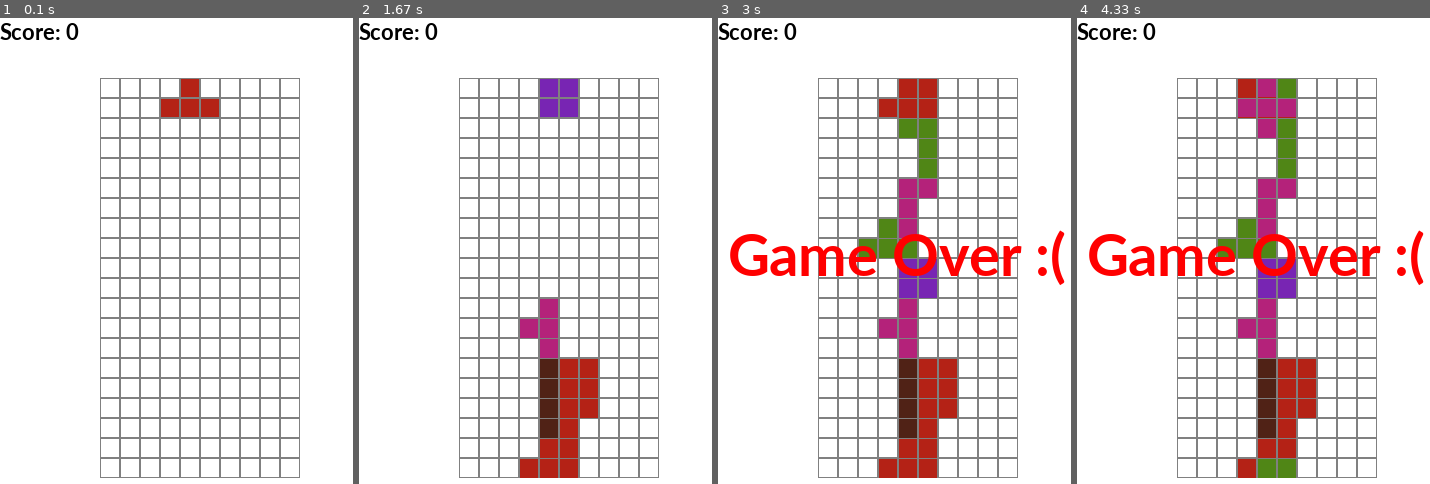
Above: before the commit, frames 1-4 (left to right).
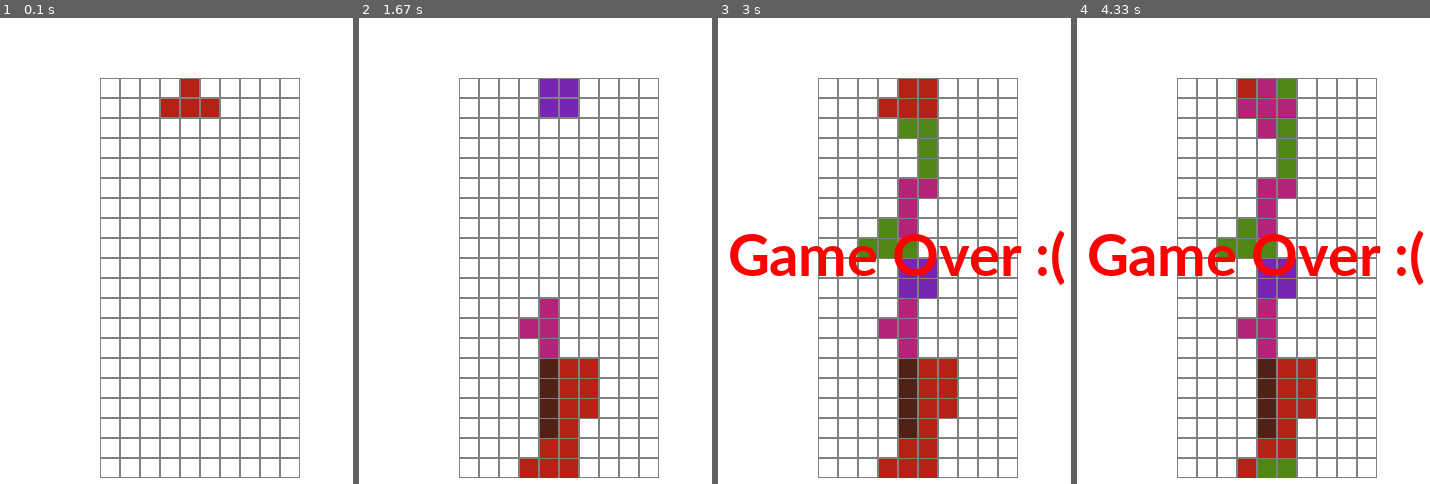
Above: after the commit, the same moments.

Repository: bertrandvidal/tetris-ai
Game: pygame game, started from tetris_ai/game.py
Same seed, same stepped clock (60 frames per second), same inputs: the game is played once before the commit and once after it.
Inputs:
- Up to frame 1 (0.1 s): no input
- Up to frame 2 (1.67 s): tap Space at 0.33, 0.73, 1.03, 1.23, 1.57 s; hold Right 0.67-1.13 s; hold Up 1.17-1.47 s; hold Right from 1.5 s (still down)
- Up to frame 3 (3 s): tap Space at 1.87, 2.07, 2.37, 2.63, 2.97 s; release Right at 1.97 s; hold Left 2-2.53 s; hold Down 2.57-2.87 s; hold Left from 2.9 s (still down)
- Up to frame 4 (4.33 s): release Left at 3.3 s; hold Up 3.33-3.7 s; tap Space at 3.4, 3.8, 4.1 s; hold Right from 3.73 s (still down)

The runs differ from the first frame. In frame 1, 0.3% of the frame differs, in the area x 0-23%, y 1-5%; in frame 2, 0.3%; in frame 3, 0.3%; in frame 4, 0.3%.

Commit message:
display reward for current episode

Diff:
--- a/tetris_ai/envs/tetris.py
+++ b/tetris_ai/envs/tetris.py
@@ -14,6 +14,7 @@
     game = None
     applier = ActionApplier()
     counter = 0
+    reward = 0
 
     def __init__(self):
         # observation_space is the tetris "screen", height x width of 0/1
@@ -38,7 +39,8 @@
         self.counter += 1
         action_to_perform = Actions(action)
         reward = self._reward()
-        print(f"step {self.counter}({reward}): {action_to_perform}")
+        self.reward += reward
+        print(f"step {self.counter}({self.reward}): {action_to_perform}")
         if self.game.figure is None:
             self.game.new_figure()
         self.game.go_down()
@@ -49,13 +51,17 @@
         self.drawer = TetrisDrawer()
         self.game = Tetris(TetrisEnv.BOARD_HEIGHT, TetrisEnv.BOARD_WIDTH)
         self.counter = 0
+        self.reward = 0
         return self._game_to_observation()
 
     def render(self, mode="human"):
-        self.drawer.render(self.game)
+        self.drawer.render(self.game, self._get_display_info())
 
     def close(self):
         self.drawer.close()
+
+    def _get_display_info(self):
+        return f"step {self.counter}({self.reward:.5f})"
 
     def _game_to_observation(self):
         """returns a 2d array of booleans representing whether or not a piece
--- a/tetris_ai/game.py
+++ b/tetris_ai/game.py
@@ -172,7 +172,7 @@
     def close(self):
         pygame.quit()
 
-    def render(self, game):
+    def render(self, game, info=None):
         if TetrisDrawer.INITIALIZED is None:
             self._load_pygame()
             TetrisDrawer.INITIALIZED = True
@@ -181,7 +181,7 @@
         self.clear_screen()
         self.render_grid_and_pieces(game)
         self.render_current_piece(game)
-        self.render_score(game)
+        self.render_info(info or "")
         if game.is_done():
             self.render_game_over()
         pygame.display.flip()
@@ -233,9 +233,9 @@
                             ],
                         )
 
-    def render_score(self, game):
+    def render_info(self, info):
         text = self.score_font.render(
-            "Score: " + str(game.score), True, TetrisDrawer.BLACK
+            info, True, TetrisDrawer.BLACK
         )
         self.screen.blit(text, [0, 0])
 
--- a/tetris_ai/main.py
+++ b/tetris_ai/main.py
@@ -58,7 +58,7 @@
 
 
 dqn.fit(
-    env, nb_steps=5000, visualize=True, verbose=0, callbacks=[ResetEnvCallback(env)]
+    env, nb_steps=500, visualize=True, verbose=0, callbacks=[ResetEnvCallback(env)]
 )
 
 # After training is done, we save the final weights.
